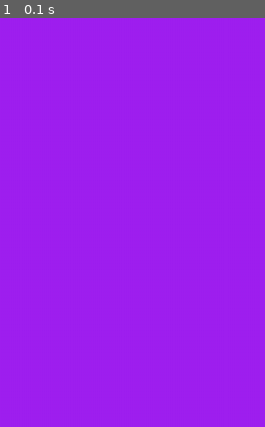
Above: before the commit, frame 1.
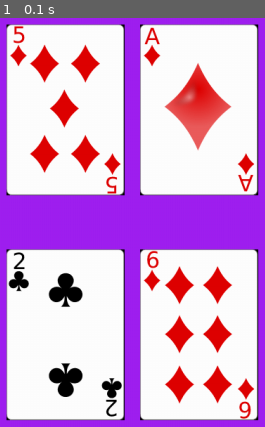
Above: after the commit, the same moment.

Repository: ekoret/blackjack-py
Game: pygame game, started from blackjack.py
The game is run twice, just before and just after one commit, with the same random seed, the same clock (stepped at 60 frames per second) and the same inputs.
Inputs:
- Up to frame 1 (0.1 s): no input

The runs differ from the first frame. In frame 1, 76% of the frame differs, in the area x 2-98%, y 1-99%.

Commit message:
show cards on screen

Diff:
--- a/blackjack.py
+++ b/blackjack.py
@@ -30,14 +30,12 @@
             self._draw_bg()
 
             # Render game here
-            self._test_deck()
+            self.player.draw_cards(self.screen)
+            self.dealer.draw_cards(self.screen)
 
             self._update_screen()
 
         self._quit()
-
-    def _test_deck(self):
-        ic({"player": self.player.cards, "dealer": self.dealer.cards})
 
     def _check_events(self):
         for event in pygame.event.get():
--- a/player.py
+++ b/player.py
@@ -9,6 +9,17 @@
 
     def add_card(self, card):
         self.cards.add(card)
+
+    def draw_cards(self, screen):
+        x_offset = 0
+        y_offset = 200
+        x_offset_increment = 190
+        for card in self.cards:
+            card.rect.centerx = 500 + x_offset
+            card.rect.centery = self.game.screen.get_rect().height - y_offset
+
+            x_offset += x_offset_increment
+        self.cards.draw(screen)
 
 
 class Dealer(Player):
@@ -23,3 +34,13 @@
             for player in players:
                 card = self.game.deck.get_top_card()
                 player.add_card(card)
+
+    def draw_cards(self, screen):
+        x_offset = 0
+        x_offset_increment = 190
+        for card in self.cards:
+            card.rect.centerx = 500 + x_offset
+            card.rect.centery = 200
+
+            x_offset += x_offset_increment
+        self.cards.draw(screen)
